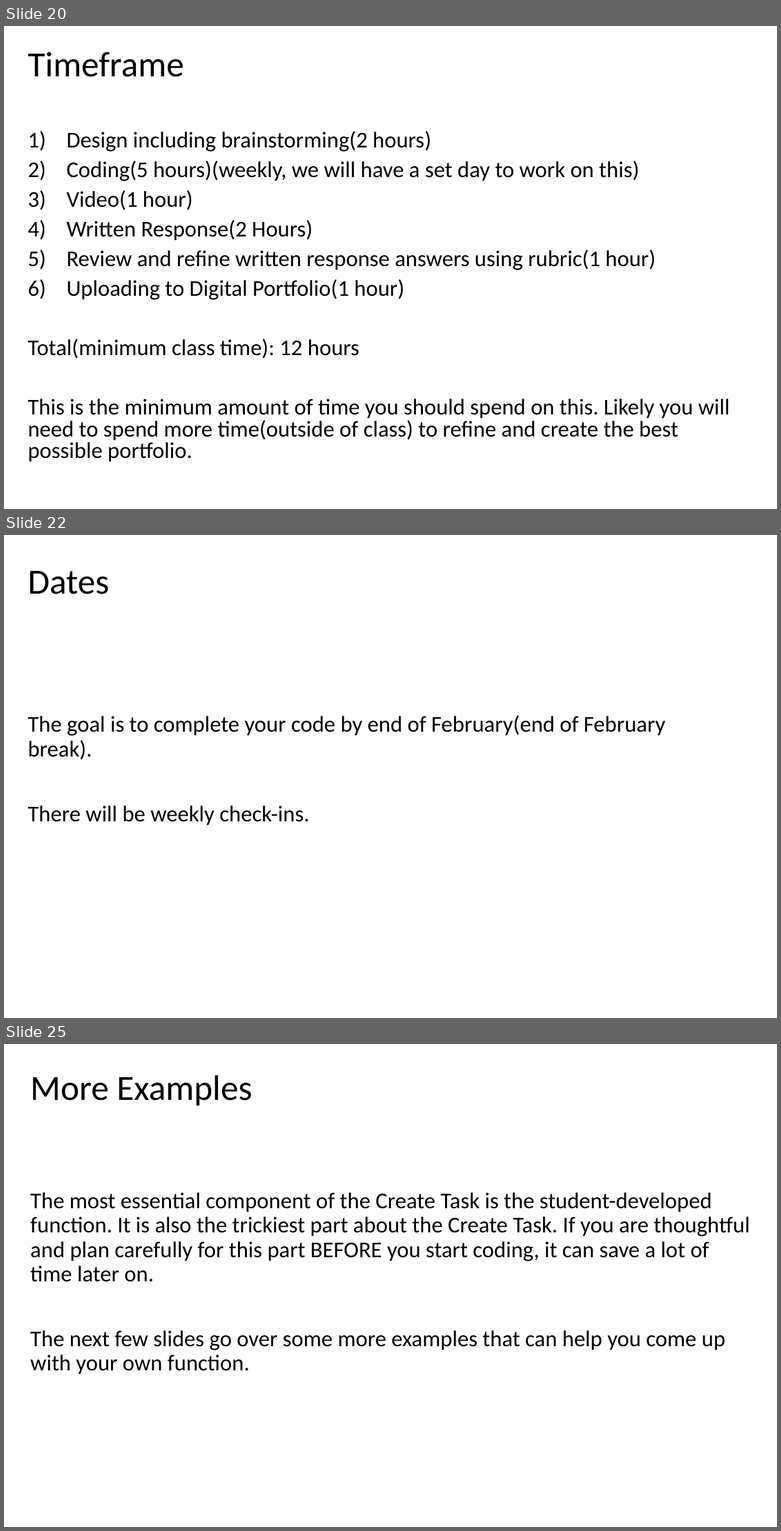
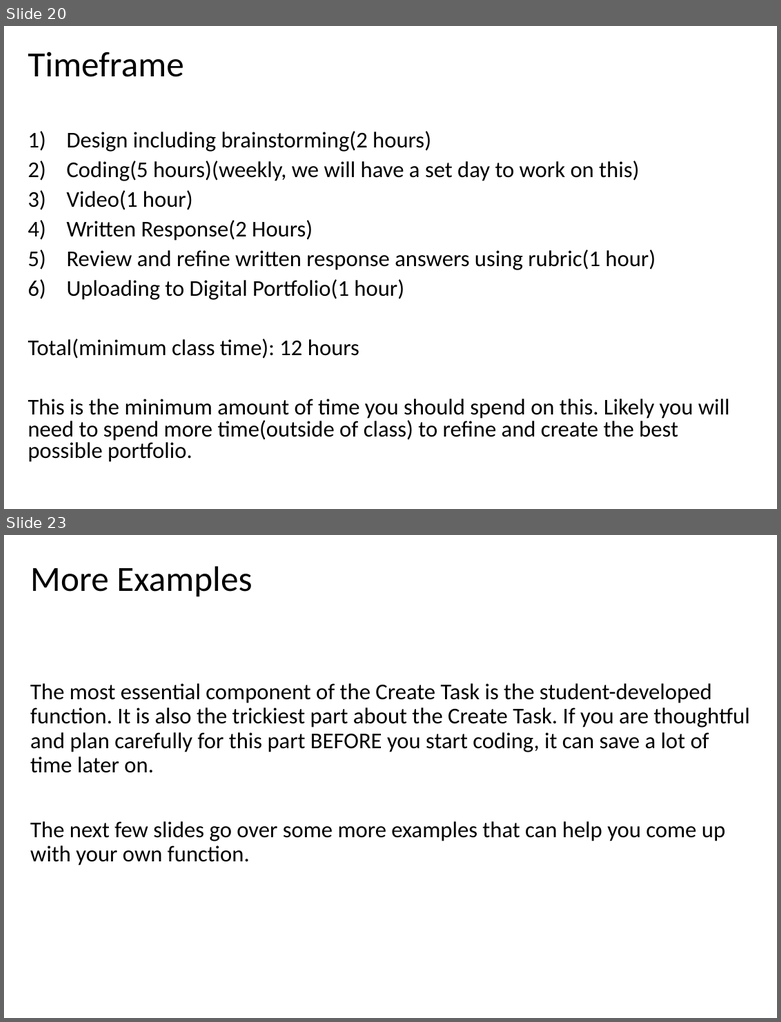
Before and after one commit to LongBaoNguyen/longbaonguyen.github.io, a slide deck: courses/apcsp/create_task/create_task.pptx. Shown one above the other, each under a label of ours: slides 20, 22 and 25 before the commit, slides 20 and 23 after it; the slides between them are not shown. The pictures are 781x1531 and 781x1022 pixels, drawn with LibreOffice and Linux fonts; fonts in the diff are those of the drawing. Boxes give left, top, right and bottom in pixels: in the first picture for what was removed or moved away, otherwise in the second. Text is boxed around its words. In the diff, an @@ line names an element or a change of style, - is before the commit and + after.

```diff
--- a/courses/apcsp/create_task/create_task.pptx
+++ b/courses/apcsp/create_task/create_task.pptx
@@ slide 22 removed at [4,535,777,1018], background #FFFFFF @@
@@ title removed at [28,571,110,594] @@
-Dates
@@ text removed at [28,715,665,825] @@
-The goal is to complete your code by end of February(end of February break).
-There will be weekly check-ins.
@@ what was slide 25 is now slide 23 @@
```
Also in this commit, not shown: 3 slides changed, 1 slide added, 1 other slide removed, 6 other files.
